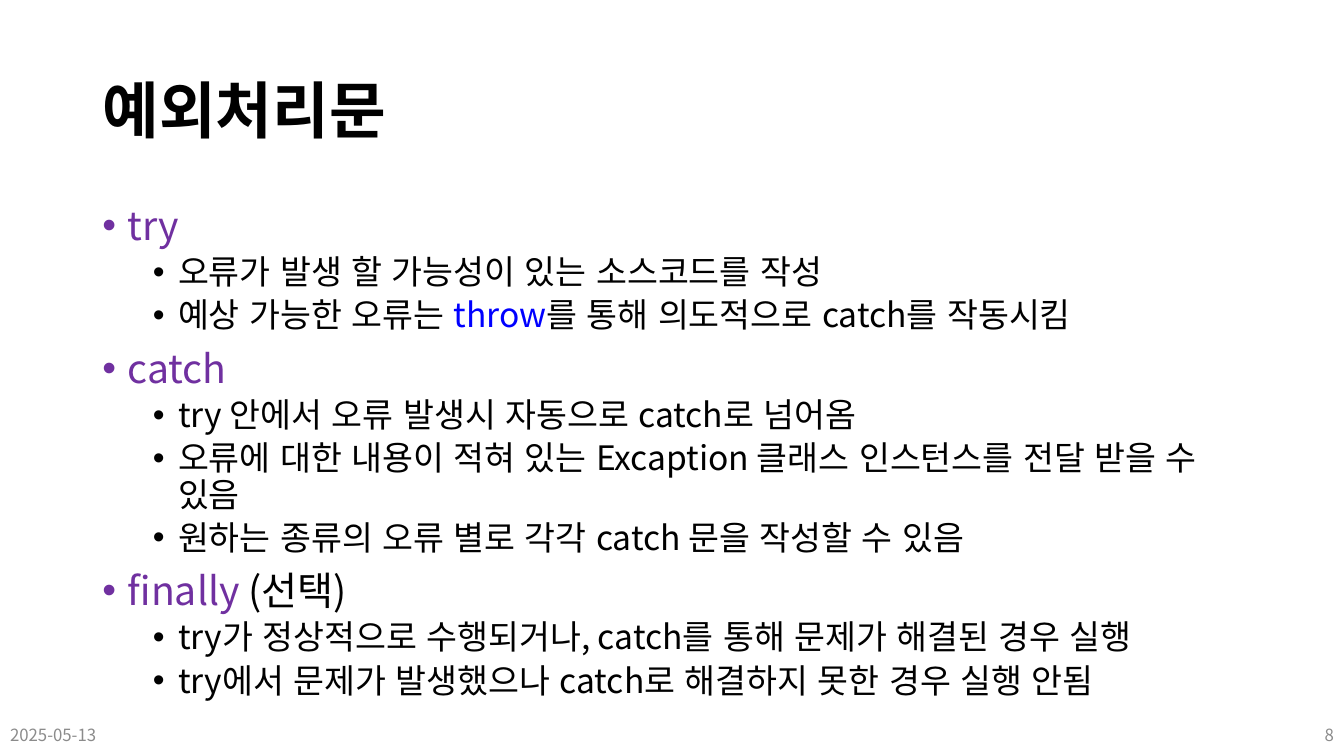
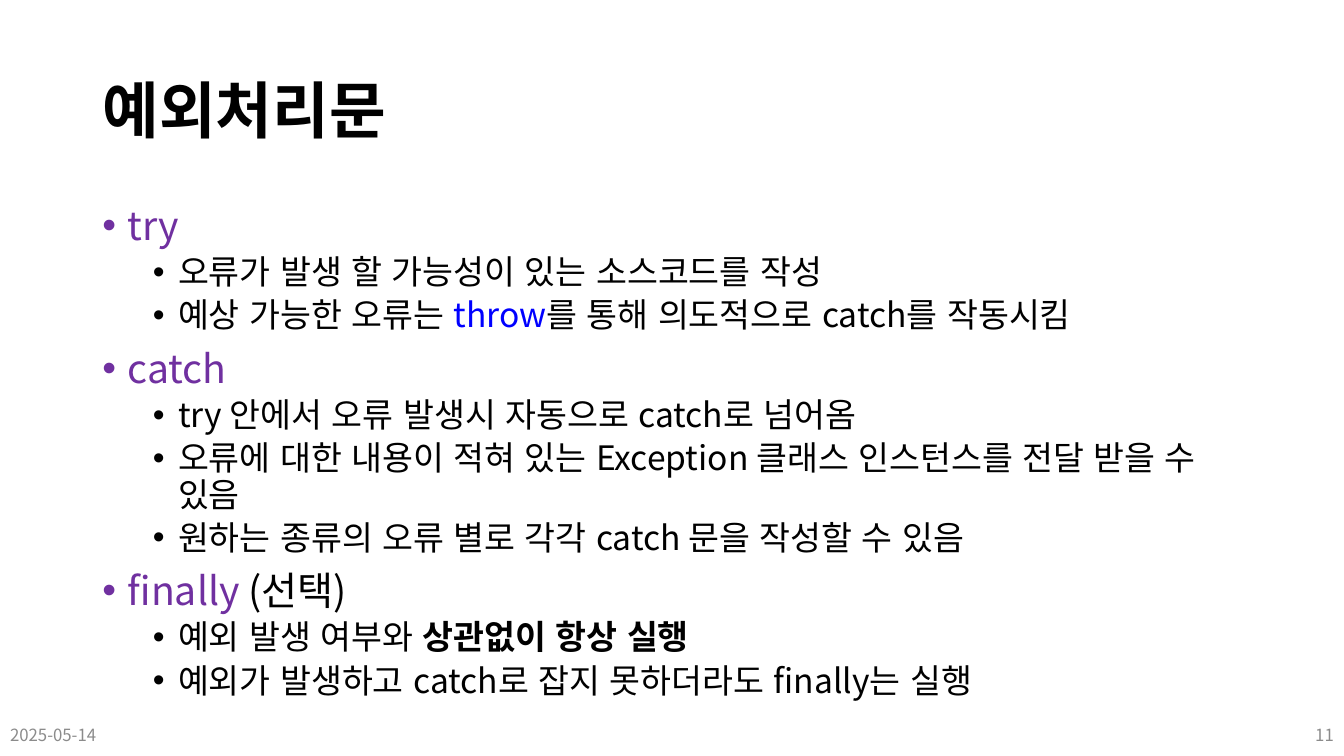
Before and after one commit to Leader-Lesson/KDT_SF_Short_5th, a slide deck: slide 11 of material/13_CSharp_심화문법 (예외처리).pptx (slide 8 before the commit). Drawn at 1344x756 pixels with LibreOffice and Linux fonts; fonts in the diff are those of the drawing; background and template pictures are left out. Boxes give left, top, right and bottom in pixels: in the first picture for what was removed or moved away, otherwise in the second. Text is boxed around its words. In the diff, an @@ line names an element or a change of style, - is before the commit and + after.

```diff
--- a/material/13_CSharp_심화문법 (예외처리).pptx
+++ b/material/13_CSharp_심화문법 (예외처리).pptx
@@ text at [178, 442, 1196, 510]: text changed @@
-  • 오류에 대한 내용이 적혀 있는 Excaption 클래스 인스턴스를 전달 받을 수 있음
+  • 오류에 대한 내용이 적혀 있는 Exception 클래스 인스턴스를 전달 받을 수 있음
@@ text at [178, 620, 972, 701]: text changed @@
-  • try가 정상적으로 수행되거나, catch를 통해 문제가 해결된 경우 실행
-  • try에서 문제가 발생했으나 catch로 해결하지 못한 경우 실행 안됨
+  • 예외 발생 여부와 상관없이 항상 실행
+  • 예외가 발생하고 catch로 잡지 못하더라도 finally는 실행
@@ text at [10, 728, 96, 741]: text changed @@
-2025-05-13
+2025-05-14
@@ page number at [1315, 729, 1334, 741]: text changed @@
-8
+11
```
Also in this commit, not shown: 4 other slides changed, 5 slides added, 27 other files.
